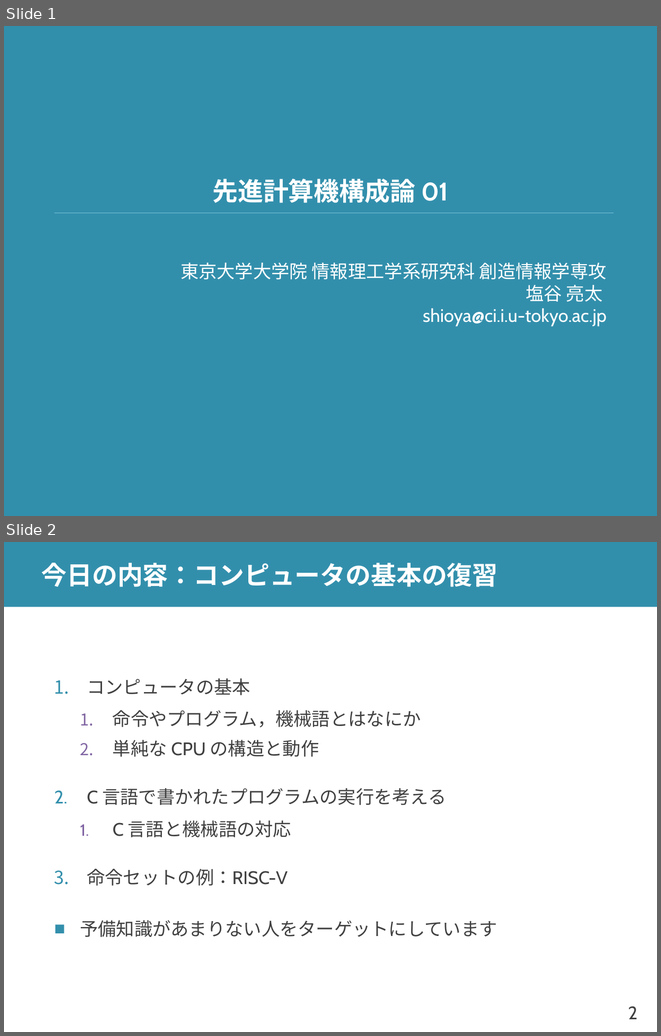
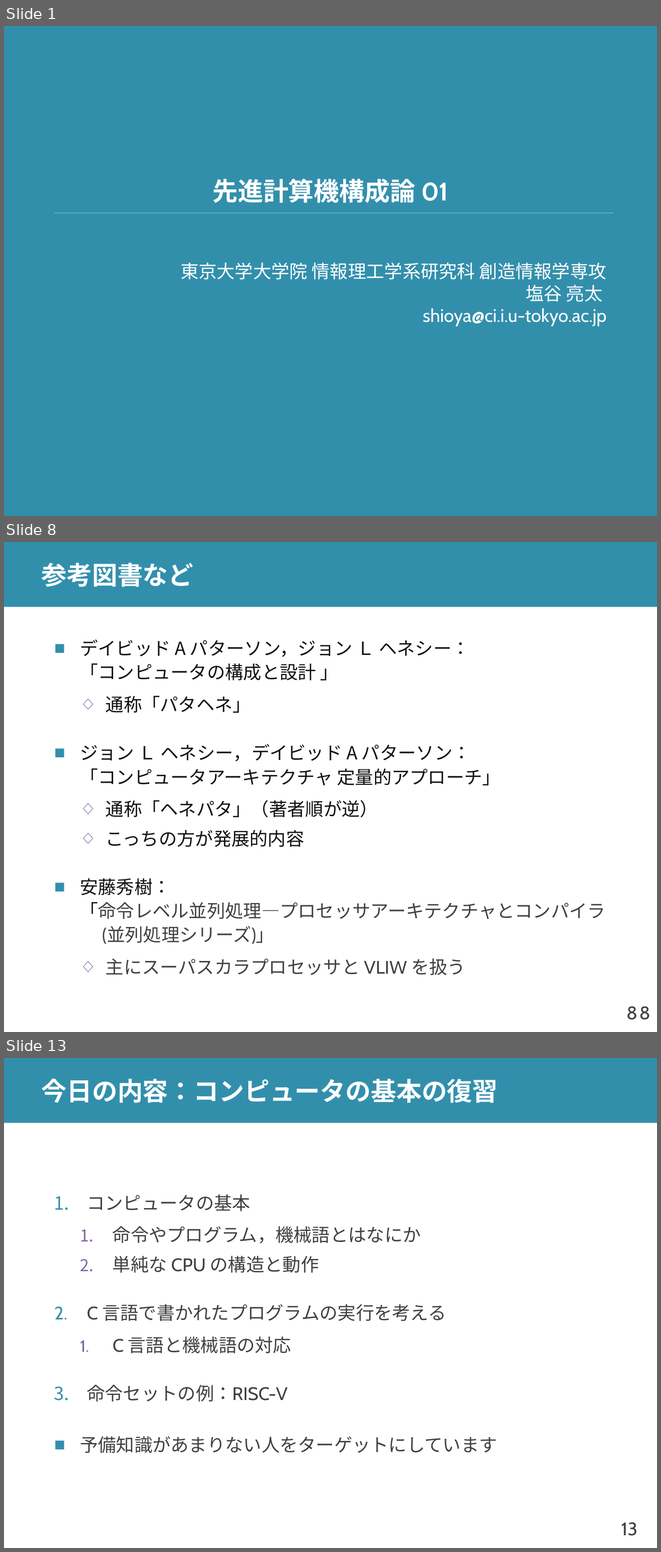
Before and after one commit to shioyadan/advanced-computer-organization, a slide deck: aco-shioya-01.pptx. Shown one above the other, each under a label of ours: slides 1 and 2 before the commit, slides 1, 8 and 13 after it; the slides between them are not shown. The pictures are 661x1036 and 661x1552 pixels, drawn with LibreOffice and Linux fonts; fonts in the diff are those of the drawing. Boxes give left, top, right and bottom in pixels: in the first picture for what was removed or moved away, otherwise in the second. Text is boxed around its words. In the diff, an @@ line names an element or a change of style, - is before the commit and + after.

```diff
--- a/aco-shioya-01.pptx
+++ b/aco-shioya-01.pptx
@@ slide 8 added at box(4, 542, 657, 1032), background #FFFFFF; not listed: 2 template elements that a slide beside it also shows @@
@@ title added at box(42, 563, 194, 587), 28 pt, text #FFFFFF, bold @@
+参考図書など
@@ text added at box(80, 640, 606, 975), 20 pt, text #0F1111 @@
+■ デイビッド A パターソン，ジョン Ｌ ヘネシー：
+  「コンピュータの構成と設計 」
+  ◇ 通称「パタヘネ」
+■ ジョン Ｌ ヘネシー，デイビッド A パターソン：
+  「コンピュータアーキテクチャ 定量的アプローチ」
+  ◇ 通称「ヘネパタ」（著者順が逆）
+  ◇ こっちの方が発展的内容
+■ 安藤秀樹：
+  「命令レベル並列処理―プロセッサアーキテクチャとコンパイラ
+  (並列処理シリーズ)」
+  ◇ 主にスーパスカラプロセッサと VLIW を扱う
@@ page number added at box(639, 1006, 651, 1020), 20 pt, text #404040 @@
+8
@@ what was slide 2 is now slide 13 @@
@@ page number at box(621, 1522, 637, 1536): text changed @@
-2
+13
```
Also in this commit, not shown: 6 slides changed, 11 other slides added, 1 slide removed, 1 other file.
